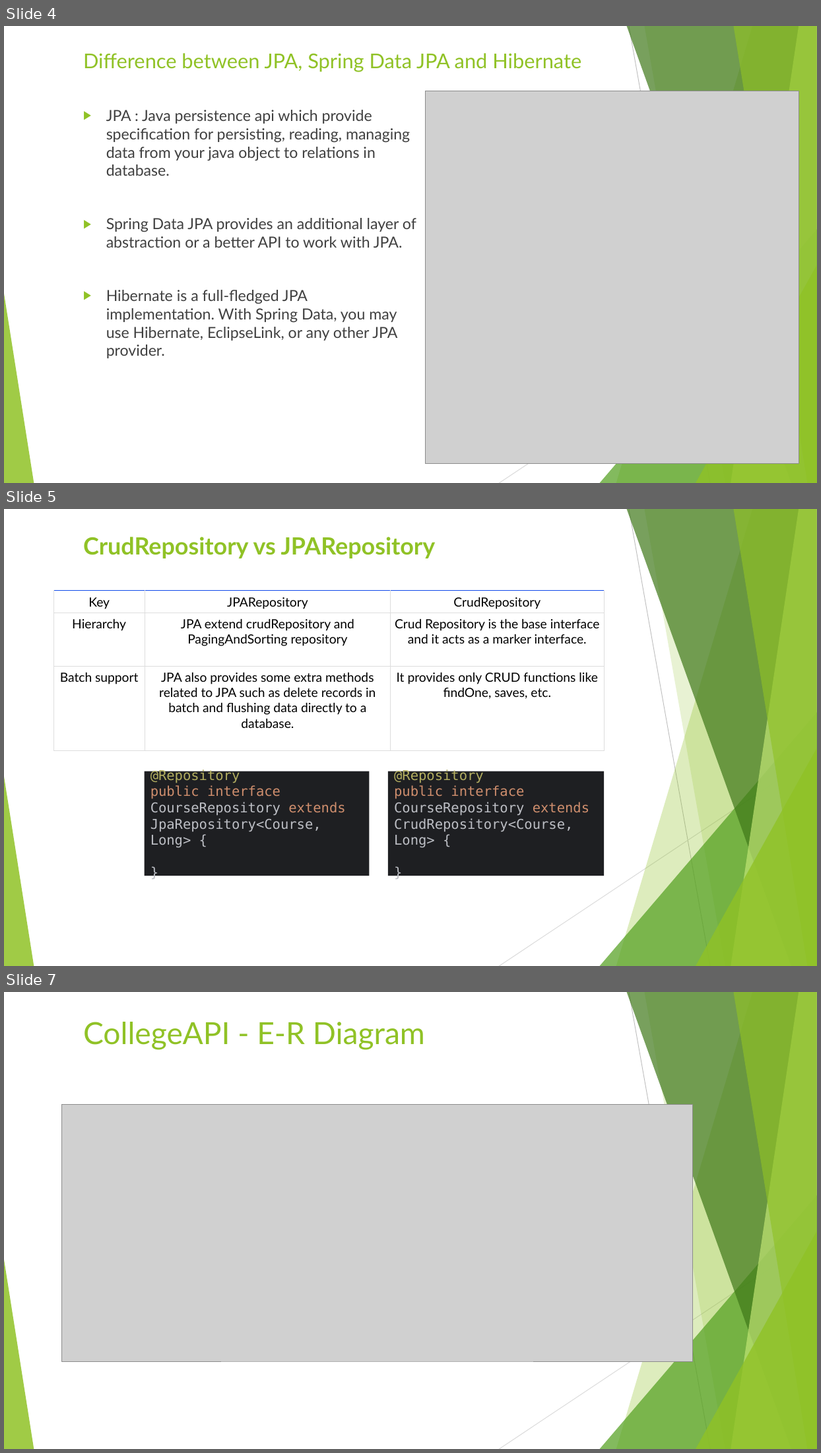
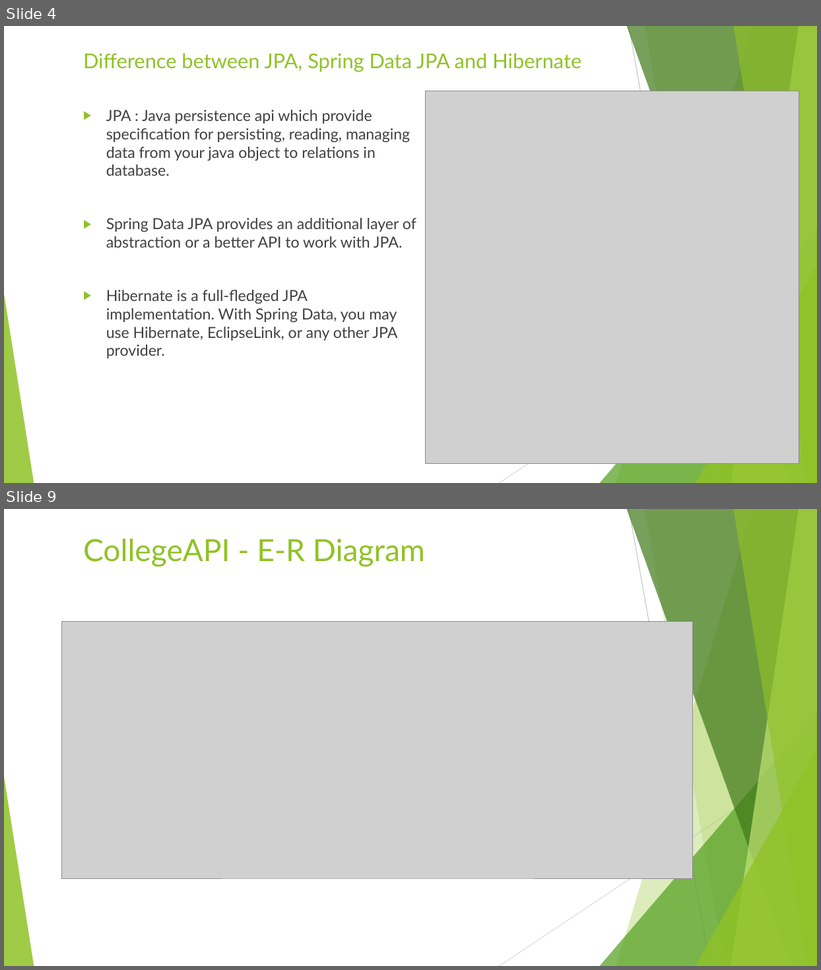
Before and after one commit to SwarnadeepGhosh/CollegeAPI-JPA, a slide deck: img/JPATutorial.pptx. Shown one above the other, each under a label of ours: slides 4, 5 and 7 before the commit, slides 4 and 9 after it; the slides between them are not shown. The pictures are 821x1453 and 821x970 pixels, drawn with LibreOffice and Linux fonts; fonts in the diff are those of the drawing; grey boxes stand for pictures. Boxes give left, top, right and bottom in pixels: in the first picture for what was removed or moved away, otherwise in the second. Text is boxed around its words. In the diff, an @@ line names an element or a change of style, - is before the commit and + after.

```diff
--- a/img/JPATutorial.pptx
+++ b/img/JPATutorial.pptx
@@ slide 5 removed at box(4, 509, 817, 966), background #FFFFFF; not listed: 10 template elements that a slide beside it also shows @@
@@ title removed at box(83, 537, 436, 559) @@
-CrudRepository vs JPARepository
@@ table removed at box(54, 591, 604, 751), 3 rows, 3 columns @@
-Key | JPARepository | CrudRepository
-Hierarchy | JPA extend crudRepository and PagingAndSorting repository | Crud Repository is the base interface and it acts as a marker interface.
-Batch support | JPA also provides some extra methods related to JPA such as delete records in batch and flushing data directly to a database. | It provides only CRUD functions like findOne, saves, etc.
@@ rectangle removed at box(145, 771, 370, 876) @@
-@Repository
-public interface CourseRepository extends JpaRepository<Course, Long> {
-}
@@ rectangle removed at box(388, 771, 604, 876) @@
-@Repository
-public interface CourseRepository extends CrudRepository<Course, Long> {
-}
@@ what was slide 7 is now slide 9 @@
```
Also in this commit, not shown: 10 slides changed, 8 slides added.
